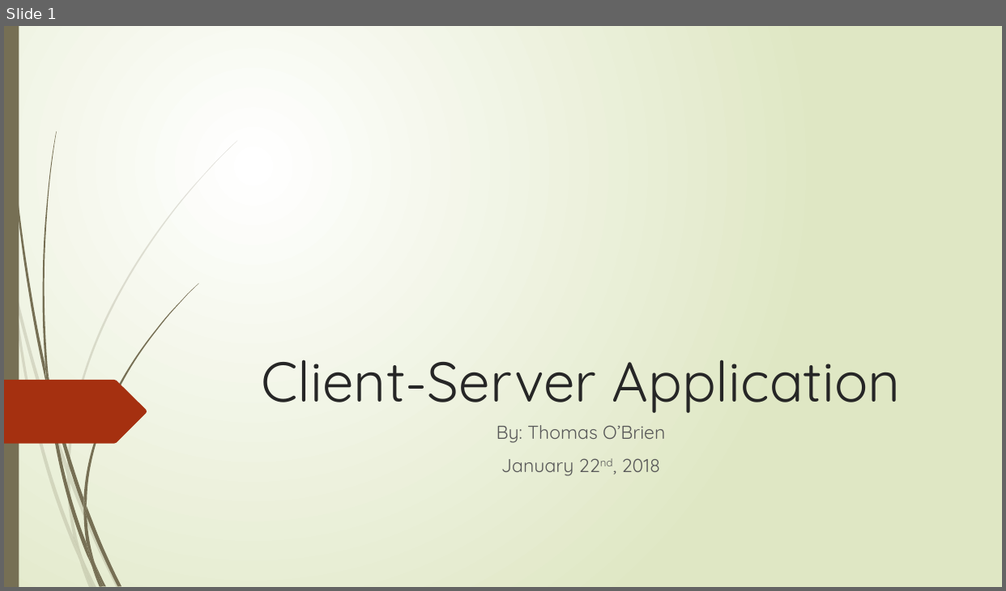
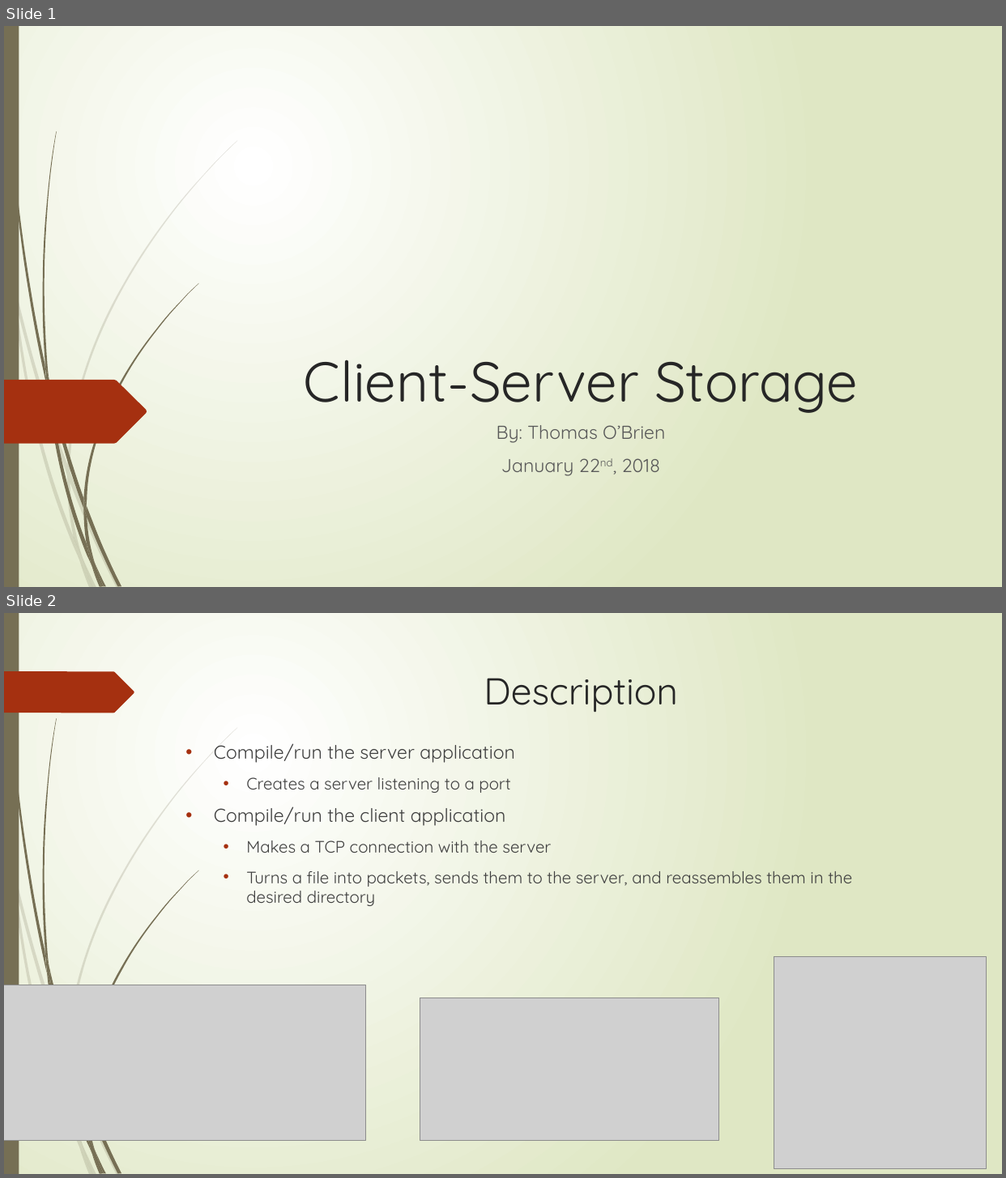
Before and after one commit to obrienthomas13/client-server-application, a slide deck: documents/proposal_presentation.pptx. Shown one above the other, each under a label of ours: slide 1 before the commit, slides 1 and 2 after it. The pictures are 1006x591 and 1006x1178 pixels, drawn with LibreOffice and Linux fonts; fonts in the diff are those of the drawing; grey boxes stand for pictures. Boxes give left, top, right and bottom in pixels: in the first picture for what was removed or moved away, otherwise in the second. Text is boxed around its words. In the diff, an @@ line names an element or a change of style, - is before the commit and + after.

```diff
--- a/documents/proposal_presentation.pptx
+++ b/documents/proposal_presentation.pptx
@@ slide 2 added at box(4, 613, 1002, 1174), background gradient #FFFFFF to #DFE8C4; not listed: 21 template elements that a slide beside it also shows @@
@@ freeform shape added at box(4, 671, 134, 713), fill #A53010 @@
@@ title added at box(484, 678, 678, 713), 36 pt, text #262626 @@
+Description
@@ text added at box(214, 743, 852, 906), 16 pt, text #404040 @@
+• Compile/run the server application
+  • Creates a server listening to a port
+• Compile/run the client application
+  • Makes a TCP connection with the server
+  • Turns a file into packets, sends them to the server, and reassembles them in the desired directory
@@ picture added at box(774, 956, 987, 1169) @@
@@ picture added at box(4, 985, 365, 1140) @@
@@ picture added at box(420, 999, 720, 1141) @@
@@ slide 1 changed as well @@
@@ title at box(304, 361, 858, 413): text changed @@
-Client-Server Application
+Client-Server Storage
```
Also in this commit, not shown: 3 other slides added, 5 other files.
